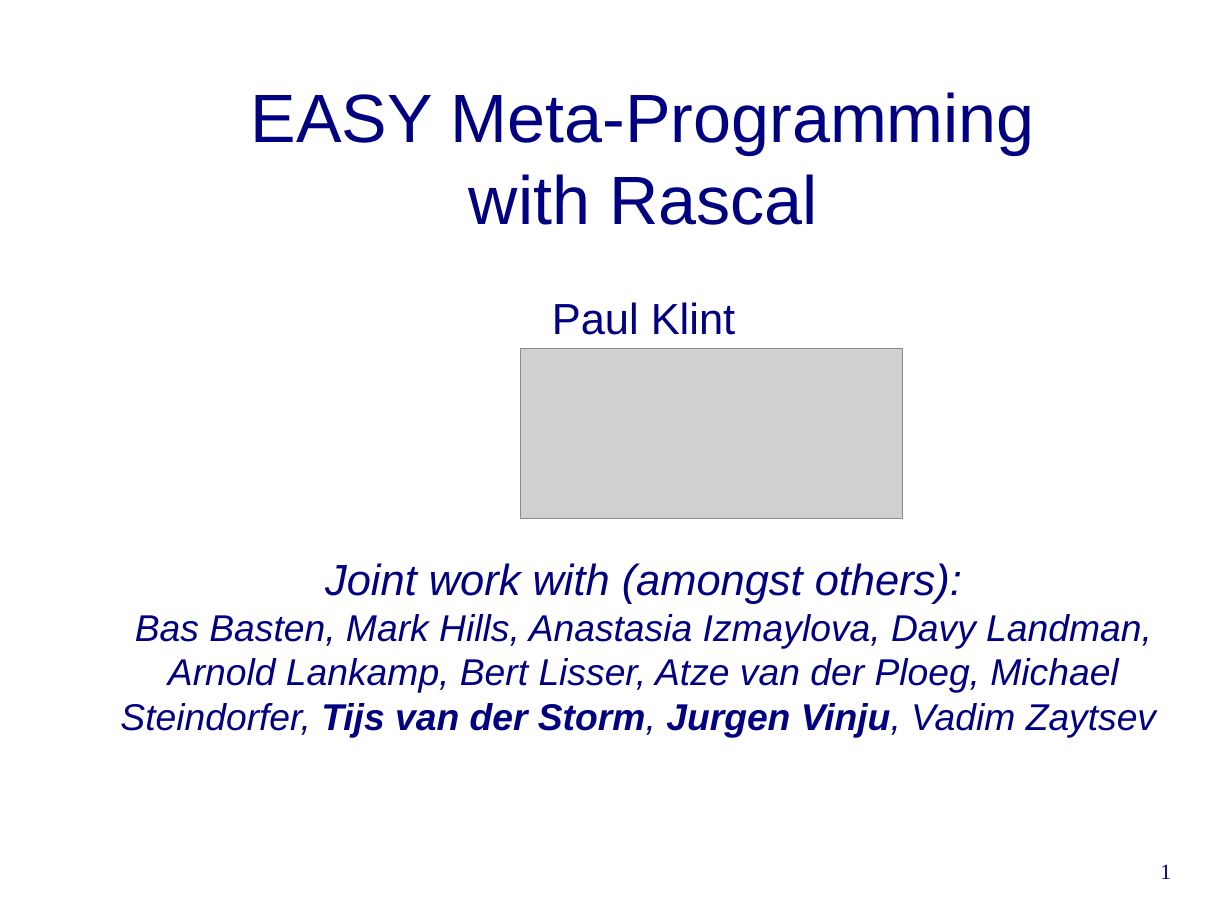
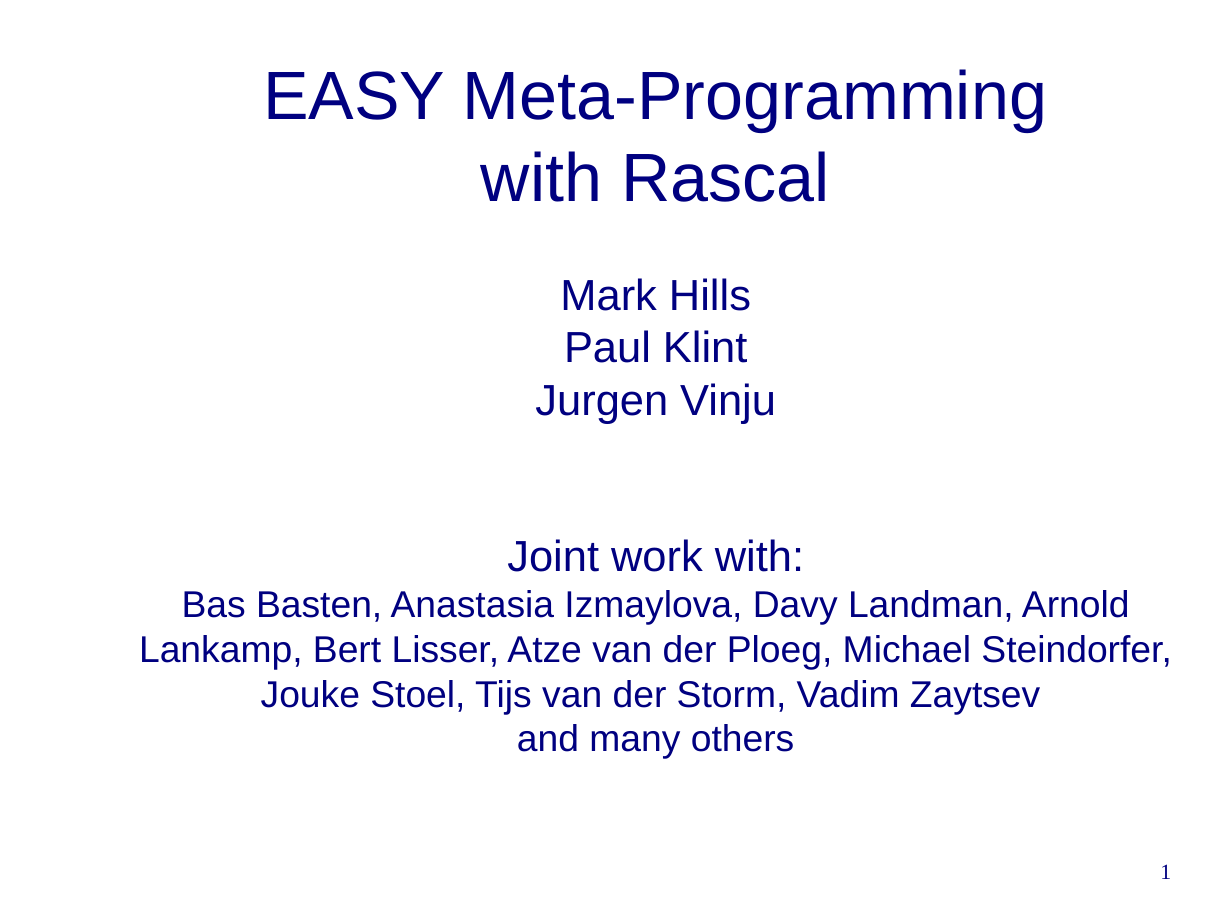
Before and after one commit to cwi-swat/rascal-course-pldi-2015, a slide deck: slide 1 of presentations/rascal-overview.odp. Drawn at 1232x924 pixels with LibreOffice and Linux fonts; fonts in the diff are those of the drawing; grey boxes stand for pictures; background and template pictures are left out. Boxes give left, top, right and bottom in pixels: in the first picture for what was removed or moved away, otherwise in the second. Text is boxed around its words. In the diff, an @@ line names an element or a change of style, - is before the commit and + after.

Commit message:
First version of Rascal Overview; Added a slot for HackYourJavaScript

```diff
--- a/presentations/rascal-overview.odp
+++ b/presentations/rascal-overview.odp
@@ title at [139,69,1171,759]: text changed; italic off @@
-EASY Meta-Programming
-with Rascal
-Paul Klint
-Joint work with (amongst others):
-Bas Basten, Mark Hills, Anastasia Izmaylova, Davy Landman, Arnold Lankamp, Bert Lisser, Atze van der Ploeg, Michael Steindorfer, Tijs van der Storm, Jurgen Vinju, Vadim Zaytsev
+EASY Meta-Programming
+with Rascal
+Mark Hills
+Paul Klint
+Jurgen Vinju
+Joint work with:
+Bas Basten, Anastasia Izmaylova, Davy Landman, Arnold Lankamp, Bert Lisser, Atze van der Ploeg, Michael Steindorfer, Jouke Stoel, Tijs van der Storm, Vadim Zaytsev
+and many others
@@ picture removed at [521,349,903,520] @@
```
Also in this commit, not shown: 3 other slides changed, 2 slides added, 12 slides removed, 2 other files.
